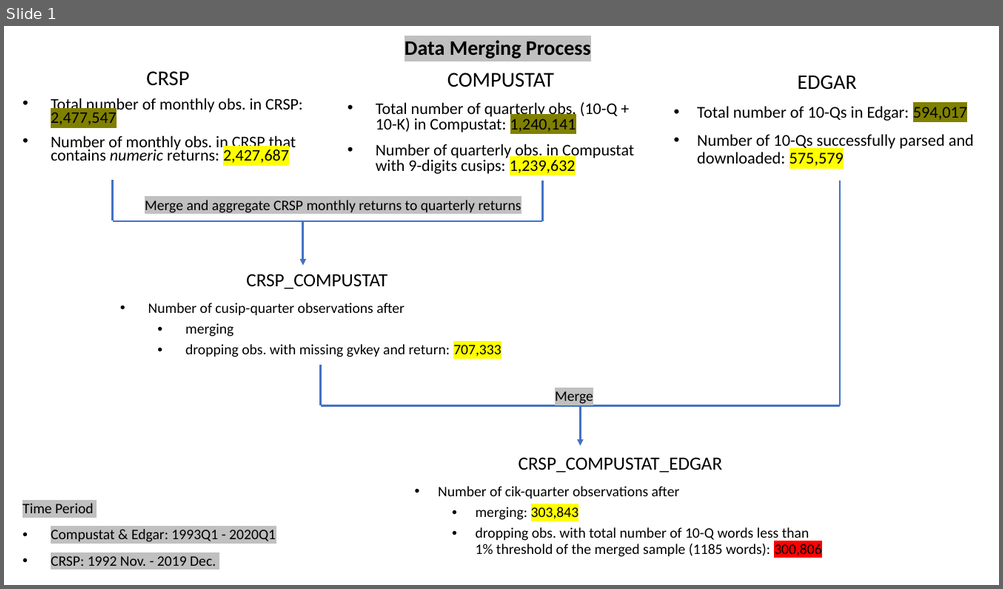
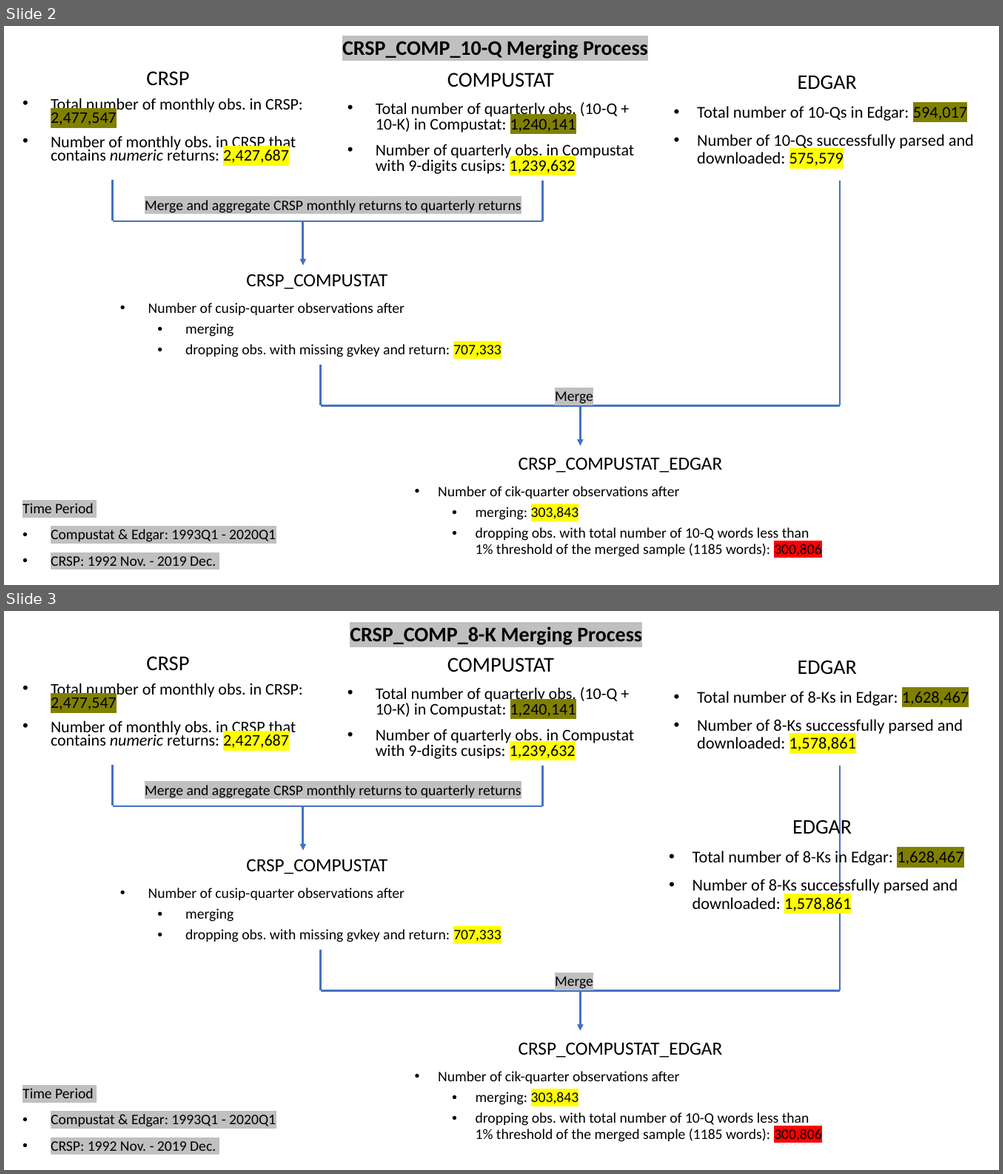
Before and after one commit to fengzhi22/narrative_conservatism, a slide deck: output/figure_1.pptx. Shown one above the other, each under a label of ours: slide 1 before the commit, slides 2 and 3 after it. The pictures are 1003x589 and 1003x1174 pixels, drawn with LibreOffice and Linux fonts; fonts in the diff are those of the drawing. Boxes give left, top, right and bottom in pixels: in the first picture for what was removed or moved away, otherwise in the second. Text is boxed around its words. In the diff, an @@ line names an element or a change of style, - is before the commit and + after.

```diff
--- a/output/figure_1.pptx
+++ b/output/figure_1.pptx
@@ slide 3 added at [4,611,999,1170], background #FFFFFF @@
@@ text added at [350,627,642,645], 20 pt, text #000000, bold @@
+CRSP_COMP_8-K Merging Process
@@ text added at [51,656,303,748], 15.7 pt, text #000000 @@
+CRSP
+• Total number of monthly obs. in CRSP: 2,477,547
+• Number of monthly obs. in CRSP that contains numeric returns: 2,427,687
@@ subtitle added at [375,658,634,761], 15.7 pt, text #000000 @@
+COMPUSTAT
+• Total number of quarterly obs. (10-Q + 10-K) in Compustat: 1,240,141
+• Number of quarterly obs. in Compustat with 9-digits cusips: 1,239,632
@@ text added at [697,660,968,751], 16 pt, text #000000 @@
+EDGAR
+• Total number of 8-Ks in Edgar: 1,628,467
+• Number of 8-Ks successfully parsed and downloaded: 1,578,861
@@ text added at [145,785,521,798], 14 pt, text #000000 @@
+Merge and aggregate CRSP monthly returns to quarterly returns
@@ group added at [113,766,542,851]: 3 lines, 1 arrow @@
@@ text added at [692,817,963,911], 16 pt, text #000000 @@
+EDGAR
+• Total number of 8-Ks in Edgar: 1,628,467
+• Number of 8-Ks successfully parsed and downloaded: 1,578,861
@@ text added at [148,859,501,943], 14 pt, text #000000 @@
+CRSP_COMPUSTAT
+• Number of cusip-quarter observations after
+  • merging
+  • dropping obs. with missing gvkey and return: 707,333
@@ text added at [555,977,593,989], 14 pt, text #000000 @@
+Merge
@@ group added at [320,766,839,1031]: 3 lines, 1 arrow @@
@@ text added at [438,1042,821,1142], 14 pt, text #000000 @@
+CRSP_COMPUSTAT_EDGAR
+• Number of cik-quarter observations after
+  • merging: 303,843
+  • dropping obs. with total number of 10-Q words less than 1% threshold of the merged sample (1185 words): 300,806
@@ text added at [22,1088,276,1151], 14 pt, text #000000 @@
+Time Period
+• Compustat & Edgar: 1993Q1 - 2020Q1
+• CRSP: 1992 Nov. - 2019 Dec.
@@ what was slide 1 is now slide 2 @@
@@ slide 2 changed as well @@
@@ text at [342,40,648,59]: text changed @@
-Data Merging Process
+CRSP_COMP_10-Q Merging Process
```
Also in this commit, not shown: 1 other slide added, 5 other files.
